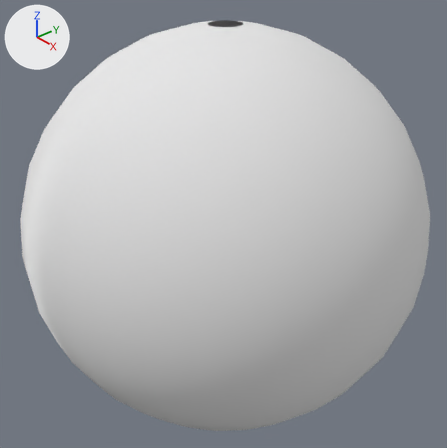
The Blender file blender_scenes/skysphere.blend: old version first, new version second.
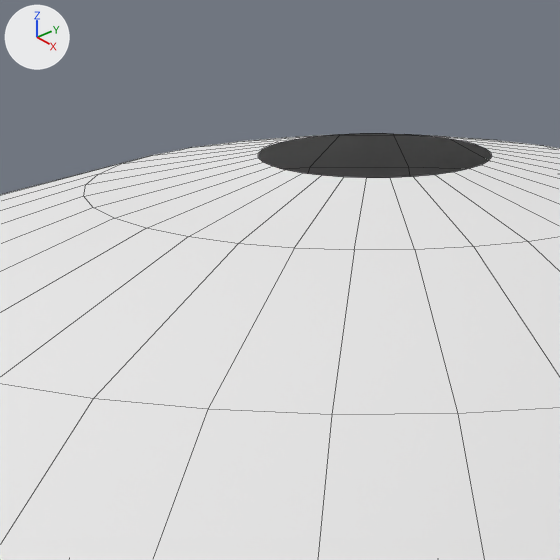
Each version appears first whole from a 50 mm lens placed at (9.63, -8.42, 6.94), pointed at (-0.04, -0.01, 0.04), and next in a close-up on the part from 38% to 57% of the width and 0% to 19% of the height. Lighting does not change. The marker at upper left points along +X, +Y and +Z. The close-ups show mesh edges as thin lines.

Before the edit, the objects in view are built like this:
```python
me_sphere = bpy.data.meshes.new('Sphere')
me_sphere.from_pydata(...)  # 759 vertices, 726 faces; spans x -1.0..1.0, y -1.0..1.0, z -1.0..1.0
me_sphere.polygons.foreach_set('use_smooth', [True] * 726)
me_sphere.materials.append(mat_starscape)  # its picture is missing
ob_sphere = bpy.data.objects.new('Sphere', me_sphere)
ob_sphere.location = (0.0, 0.0, 0.0)
ob_sphere.scale = (4.57, 4.57, 4.57)
```
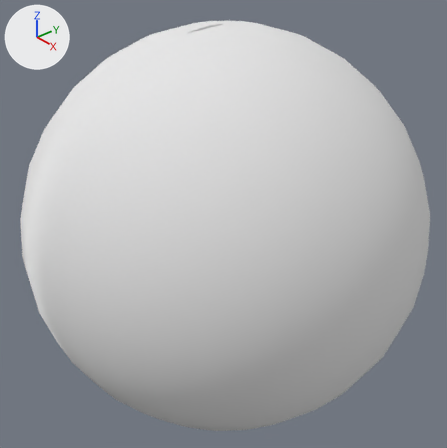
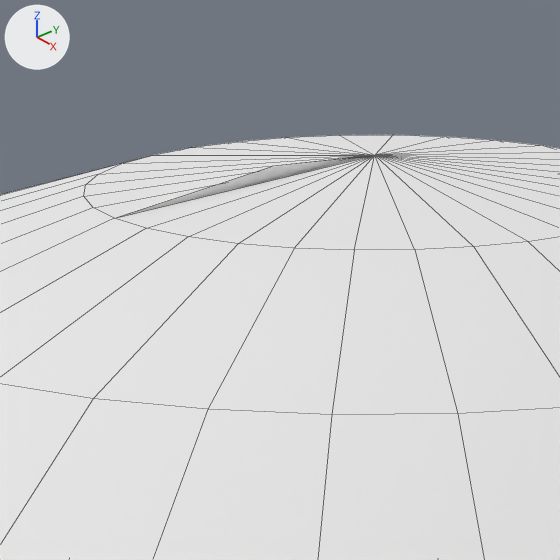
Changed parts and their boxes [x1, y1, x2, y2] in the close-ups (560 x 560 px; the box of a moved part takes in the faces that stretch with it):
'Sphere', reshaped
    before: [0, 133, 560, 560]
    after: [0, 135, 560, 560]
part 1 of me_sphere, moved or reshaped
    before: [84, 133, 560, 250]
    after: [84, 135, 560, 250]

Edits to the bpy script that builds the scene:
```text
Change me_sphere:
    where me_sphere.from_pydata(...)  # 759 vertices, 726 faces; spans x -1.0..1.0, y -1.0..1.0, z -1.0..1.0
    used by ob_sphere; location = (0.0, 0.0, 0.0); scale = (4.57, 4.57, 4.57)
    me_sphere part 1
    me_sphere.vertices[672].co: (0.02, 0.08, 1.0) -> (0.0, 0.0, 1.0)  # pixel (475, 144) -> pixel (374, 155)
    me_sphere.vertices[674].co: (0.03, 0.07, 1.0) -> (0.0, 0.0, 1.0)  # pixel (484, 148) -> pixel (374, 155)
    me_sphere.vertices[676].co: (0.04, 0.06, 1.0) -> (0.0, 0.0, 1.0)  # pixel (490, 152) -> pixel (374, 155)
    me_sphere.vertices[678].co: (0.06, 0.06, 1.0) -> (0.0, 0.0, 1.0)  # pixel (491, 156) -> pixel (374, 155)
    me_sphere.vertices[680].co: (0.06, 0.04, 1.0) -> (0.0, 0.0, 1.0)  # pixel (488, 160) -> pixel (374, 155)
    me_sphere.vertices[682].co: (0.07, 0.03, 1.0) -> (0.0, 0.0, 1.0)  # pixel (481, 165) -> pixel (374, 155)
    me_sphere.vertices[684].co: (0.08, 0.02, 1.0) -> (0.0, 0.0, 1.0)  # pixel (469, 168) -> pixel (374, 155)
    me_sphere.vertices[686].co: (0.08, 0.0, 1.0) -> (0.0, 0.0, 1.0)  # pixel (453, 172) -> pixel (374, 155)
    me_sphere.vertices[688].co: (0.08, -0.02, 1.0) -> (0.0, 0.0, 1.0)  # pixel (434, 174) -> pixel (374, 155)
    me_sphere.vertices[690].co: (0.07, -0.03, 1.0) -> (0.0, 0.0, 1.0)  # pixel (413, 176) -> pixel (374, 155)
    me_sphere.vertices[692].co: (0.06, -0.04, 1.0) -> (0.0, 0.0, 1.0)  # pixel (390, 177) -> pixel (374, 155)
    me_sphere.vertices[694].co: (0.06, -0.06, 1.0) -> (0.0, 0.0, 1.0)  # pixel (366, 177) -> pixel (374, 155)
    me_sphere.vertices[696].co: (0.04, -0.06, 1.0) -> (0.0, 0.0, 1.0)  # pixel (343, 177) -> pixel (374, 155)
    me_sphere.vertices[698].co: (0.03, -0.07, 1.0) -> (0.0, 0.0, 1.0)  # pixel (321, 175) -> pixel (374, 155)
    me_sphere.vertices[700].co: (0.02, -0.08, 1.0) -> (0.0, 0.0, 1.0)  # pixel (302, 173) -> pixel (374, 155)
    me_sphere.vertices[702].co: (0.0, -0.08, 1.0) -> (0.0, 0.0, 1.0)  # pixel (285, 169) -> pixel (375, 155)
    me_sphere.vertices[704].co: (-0.02, -0.08, 1.0) -> (0.0, 0.0, 1.0)  # pixel (272, 166) -> pixel (375, 155)
    me_sphere.vertices[706].co: (-0.03, -0.07, 1.0) -> (0.0, 0.0, 1.0)  # pixel (263, 162) -> pixel (375, 155)
    me_sphere.vertices[708].co: (-0.04, -0.06, 1.0) -> (0.0, 0.0, 1.0)  # pixel (258, 157) -> pixel (375, 155)
    me_sphere.vertices[710].co: (-0.06, -0.06, 1.0) -> (0.0, 0.0, 1.0)  # pixel (258, 153) -> pixel (375, 155)
    me_sphere.vertices[712].co: (-0.06, -0.04, 1.0) -> (0.0, 0.0, 1.0)  # pixel (262, 149) -> pixel (375, 155)
    me_sphere.vertices[714].co: (-0.07, -0.03, 1.0) -> (0.0, 0.0, 1.0)  # pixel (271, 145) -> pixel (375, 155)
    me_sphere.vertices[716].co: (-0.08, -0.02, 1.0) -> (0.0, 0.0, 1.0)  # pixel (283, 141) -> pixel (375, 155)
    me_sphere.vertices[718].co: (-0.08, 0.0, 1.0) -> (0.0, 0.0, 1.0)  # pixel (299, 138) -> pixel (375, 155)
    me_sphere.vertices[720].co: (-0.08, 0.02, 1.0) -> (0.0, 0.0, 1.0)  # not seen -> pixel (374, 155)
    me_sphere.vertices[722].co: (-0.07, 0.03, 1.0) -> (0.0, 0.0, 1.0)  # pixel (338, 134) -> pixel (374, 155)
    me_sphere.vertices[724].co: (-0.06, 0.04, 1.0) -> (0.0, 0.0, 1.0)  # pixel (360, 133) -> pixel (374, 155)
    me_sphere.vertices[726].co: (-0.06, 0.06, 1.0) -> (0.0, 0.0, 1.0)  # not seen -> pixel (374, 155)
    me_sphere.vertices[728].co: (-0.04, 0.06, 1.0) -> (0.0, 0.0, 1.0)  # not seen -> pixel (374, 155)
    me_sphere.vertices[730].co: (-0.03, 0.07, 1.0) -> (0.0, 0.0, 1.0)  # pixel (425, 135) -> pixel (374, 155)
    me_sphere.vertices[732].co: (-0.02, 0.08, 1.0) -> (0.0, 0.0, 1.0)  # pixel (444, 137) -> pixel (374, 155)
    me_sphere.vertices[734].co: (0.0, 0.08, 1.0) -> (0.0, 0.0, 1.0)  # pixel (461, 140) -> pixel (374, 155)
```
